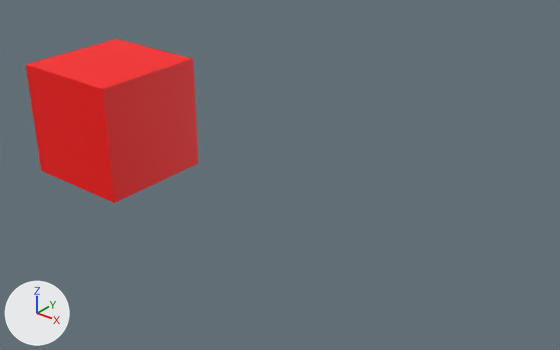
Two versions of the FBX model Engine/Asset/box.fbx, one commit apart.
Both versions are drawn from a 50 mm camera at (10.3, -8.22, 6.08) aimed at (3.6, 0.16, 0.89). Every picture has the same lights, and +X, +Y and +Z are marked at lower left.

The older version as bpy lines, for what is in view:
```python
me_cube = bpy.data.meshes.new('Cube')
me_cube.from_pydata(...)  # a box spanning x -1.0..1.0, y -1.0..1.0, z -1.0..1.0
me_cube.materials.append(mat_m_red)  # red #ff0000
ob_cube = bpy.data.objects.new('Cube', me_cube)
ob_cube.location = (0.0, 0.0, 1.03)
```
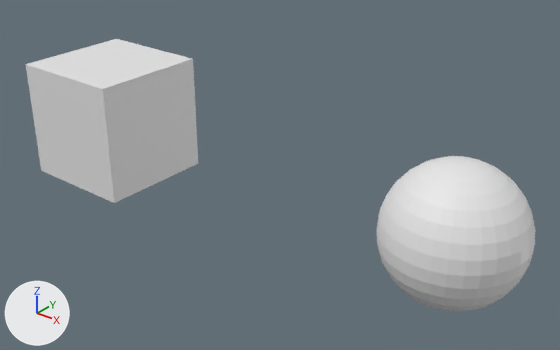
The newer file is also turned or shifted as a whole; pictures and numbers use the older file's frame.

Diff of the bpy script that builds the scene:
```diff
--- a/Engine/Asset/box.fbx.py
+++ b/Engine/Asset/box.fbx.py
@@ me_cube @@
 me_cube.from_pydata(...)  # 8 vertices, 6 faces; spans x -1.0..1.0, y -1.0..1.0, z -1.0..1.0
-me_cube.materials.append(mat_m_red)  # red #ff0000
@@ me_sphere_001 @@
+me_sphere_001.from_pydata(...)  # a UV sphere (32 segments, 16 rings, poles along z) spanning x -1.0..1.0, y -1.0..1.0, z -1.0..1.0
@@ ob_sphere @@
+ob_sphere = bpy.data.objects.new('Sphere', me_sphere_001)
+ob_sphere.location = (6.61, 0.0, 1.03)
```

Where the change shows, as pixel boxes (x1, y1, x2, y2) in the pictures (560 x 350 px):
'Cube', recoloured (red to grey)
    both: (26, 39, 198, 203)
'Sphere', added
    after: (376, 156, 535, 312)
